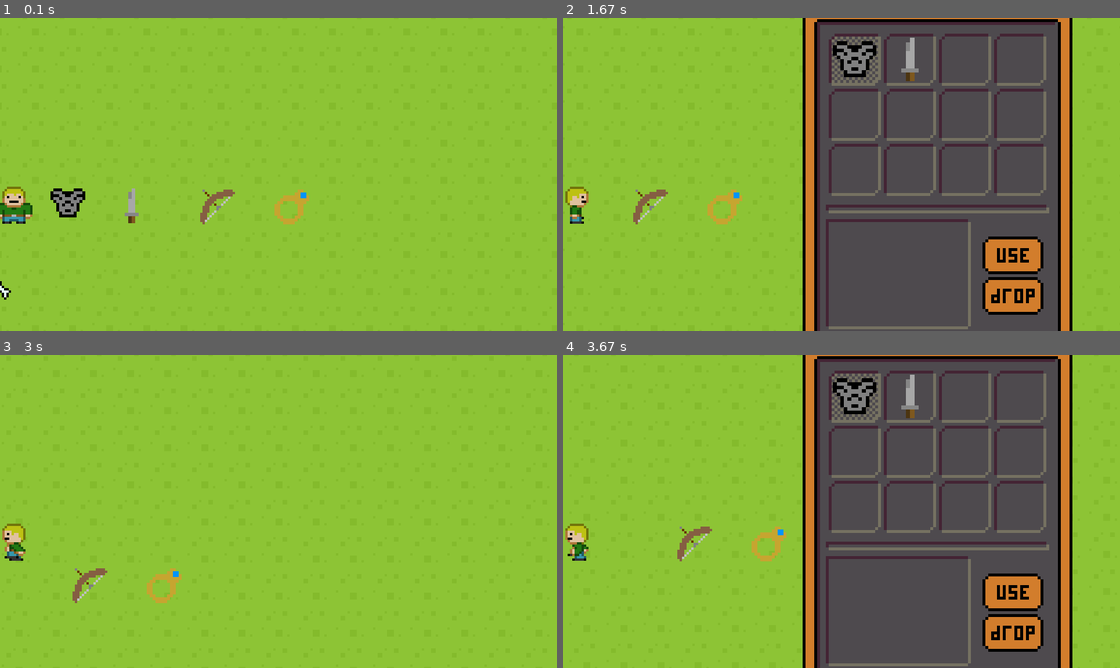
Above: before the commit, frames 1-4 (two rows, left to right).
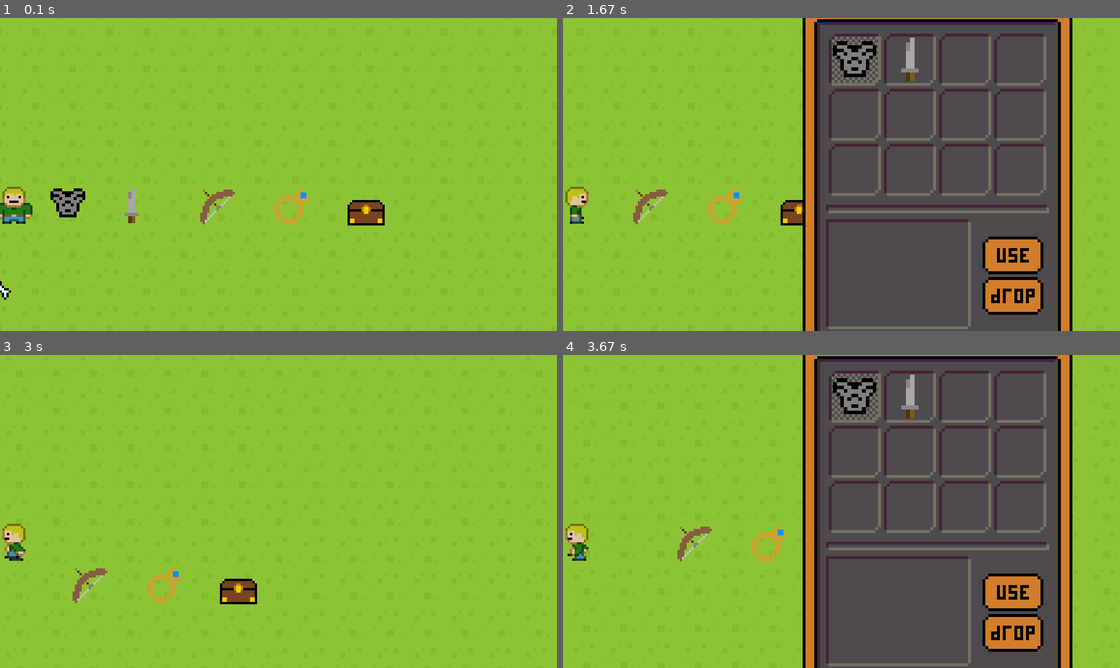
Above: after the commit, the same moments.

Repository: Flashweb14/PyGameRPG
Game: pygame game, started from RPG/__main__.py
Two runs of this game, one before a commit and one after it. Both use one fixed random seed, a clock stepped at 60 frames per second and the inputs below.
Inputs (mouse positions are % of the whole screen's width and height, from its top left):
- Up to frame 1 (0.1 s): no input
- Up to frame 2 (1.67 s): hold F 0.33-0.8 s; hold D 0.33-0.8 s; hold D 0.83-1.3 s; tap I at 0.98 s; click (75, 27) at 1.38 s
- Up to frame 3 (3 s): hold W 1.67-1.97 s; tap E at 1.82 s; hold D 2-2.47 s; tap I at 2.15 s; hold A from 2.5 s (still down)
- Up to frame 4 (3.67 s): release A at 3.03 s; hold S 3.07-3.37 s; tap E at 3.22 s; hold A from 3.4 s (still down); tap I at 3.55 s
The pictures show only the part of the screen within x 49-99%, y 20-70%; the shares and areas given below are measured in that part.

The runs differ from the first frame. In frame 1, 0.5% of the frame differs, in the area x 62-70%, y 58-67%; in frame 2, 0.3%; in frame 3, 0.5%; in frame 4, nothing differs.

Commit message:
:sparkles: Добавление сундуков

Diff:
--- /dev/null
+++ b/RPG/scripts/chest.py
@@ -0,0 +1,25 @@
+from RPG.scripts.game_object import GameObject
+from RPG.scripts.consts import CHEST_CLOSED, CHEST_OPENED
+
+
+class Chest(GameObject):
+    def __init__(self, game, item, x, y):
+        super().__init__(game, CHEST_CLOSED, x, y, game.chests_group, game.walls_group, game.all_sprites)
+        self.is_opened = False
+        self.item = item
+        for group in self.item.groups():
+            group.remove(self.item)
+
+    def open(self):
+        if self.item:
+            self.item.x = self.x
+            self.item.y = self.y + 80
+            self.game.all_sprites.add(self.item)
+            self.game.pickable_objects.add(self.item)
+            self.item = None
+        self.image = CHEST_OPENED
+        self.is_opened = True
+
+    def close(self):
+        self.image = CHEST_CLOSED
+        self.is_opened = False
--- a/RPG/scripts/consts.py
+++ b/RPG/scripts/consts.py
@@ -69,3 +69,7 @@
 IRON_SWORD = load_image('resources/sprites/game_objects/weapon/iron_sword.png')
 WOODEN_BOW = load_image('resources/sprites/game_objects/weapon/wooden_bow.png')
 GOLDEN_RING = load_image('resources/sprites/game_objects/rings/golden_ring.png')
+
+CHEST_CLOSED = load_image('resources/sprites/game_objects/chest/chest_closed.png')
+CHEST_OPENED = load_image('resources/sprites/game_objects/chest/chest_opened.png')
+CHEST_GUI = load_image('resources/sprites/gui/chest_gui.png')
--- /dev/null
+++ b/RPG/scripts/error.py
@@ -0,0 +1 @@
+from RPG.scripts.game_object import GameObject
--- a/RPG/scripts/game.py
+++ b/RPG/scripts/game.py
@@ -13,6 +13,7 @@
 from RPG.scripts.armor import Armor
 from RPG.scripts.weapon import Weapon
 from RPG.scripts.ring import Ring
+from RPG.scripts.chest import Chest
 
 pygame.init()
 
@@ -40,6 +41,7 @@
         self.stopped_arrows_group = pygame.sprite.Group()
         self.inventory_cell_group = pygame.sprite.Group()
         self.pickable_objects = pygame.sprite.Group()
+        self.chests_group = pygame.sprite.Group()
 
         self.groups = [self.all_sprites, self.player_group, self.walls_group, self.background_group,
                        self.gui_group, self.harm_sprites, self.enemy_group]
@@ -88,6 +90,7 @@
         Weapon(self, 'iron_sword', 10, 18, 8)
         Weapon(self, 'wooden_bow', 7, 20, 8)
         Ring(self, 'golden_ring', 22, 8)
+        Chest(self, Armor(self, 2, 16, 8), 24, 8)
 
     def start_new_game(self, level):
         self.generate_level(level)
--- a/RPG/scripts/player.py
+++ b/RPG/scripts/player.py
@@ -85,6 +85,17 @@
                 else:
                     self.game.inventory_opened = True
                     pygame.mouse.set_visible(True)
+            if event.key == pygame.K_f:
+                check_sprite = pygame.sprite.Sprite()
+                check_sprite.rect = pygame.Rect((0, 0), (70, 70))
+                check_sprite.rect.x = self.rect.x - 3
+                check_sprite.rect.y = self.rect.y - 3
+                for chest in self.game.chests_group:
+                    if pygame.sprite.collide_rect(check_sprite, chest):
+                        if not chest.is_opened:
+                            chest.open()
+                        else:
+                            chest.close()
             if event.key in self.motion_dict:
                 self.direction = self.motion_dict[event.key]
                 self.motion.remove(self.direction)
Binary file added: RPG/resources/sprites/game_objects/chest/chest_closed.png
Binary file added: RPG/resources/sprites/game_objects/chest/chest_opened.png
Binary file added: RPG/resources/sprites/gui/chest_gui.png
